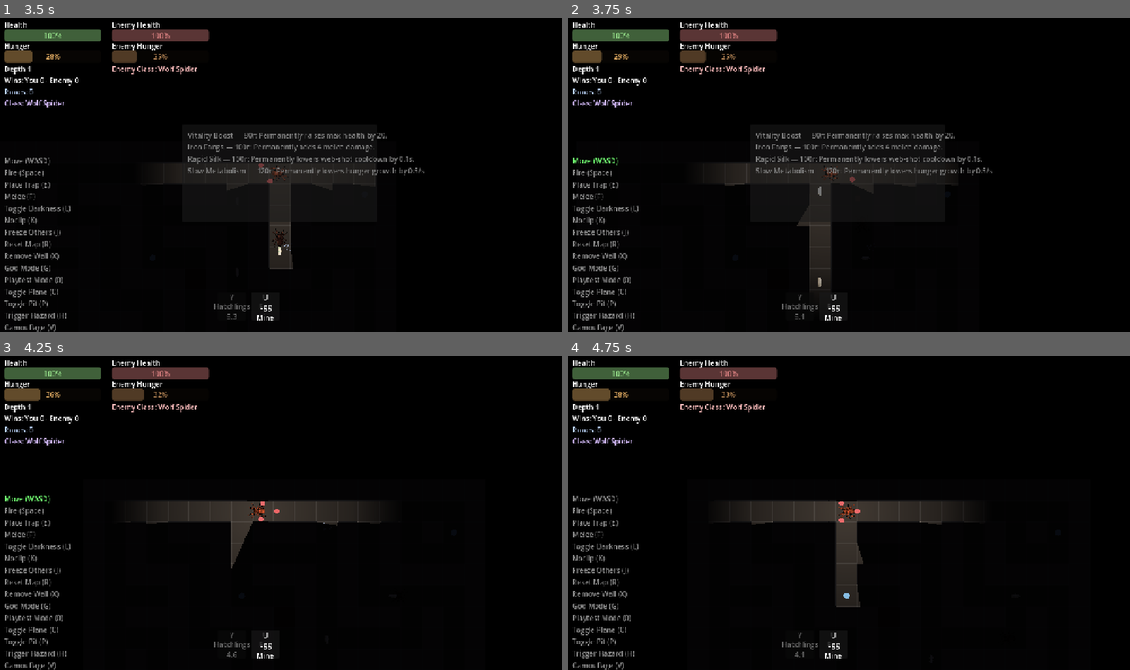
Above: before the commit, frames 1-4 (two rows, left to right).
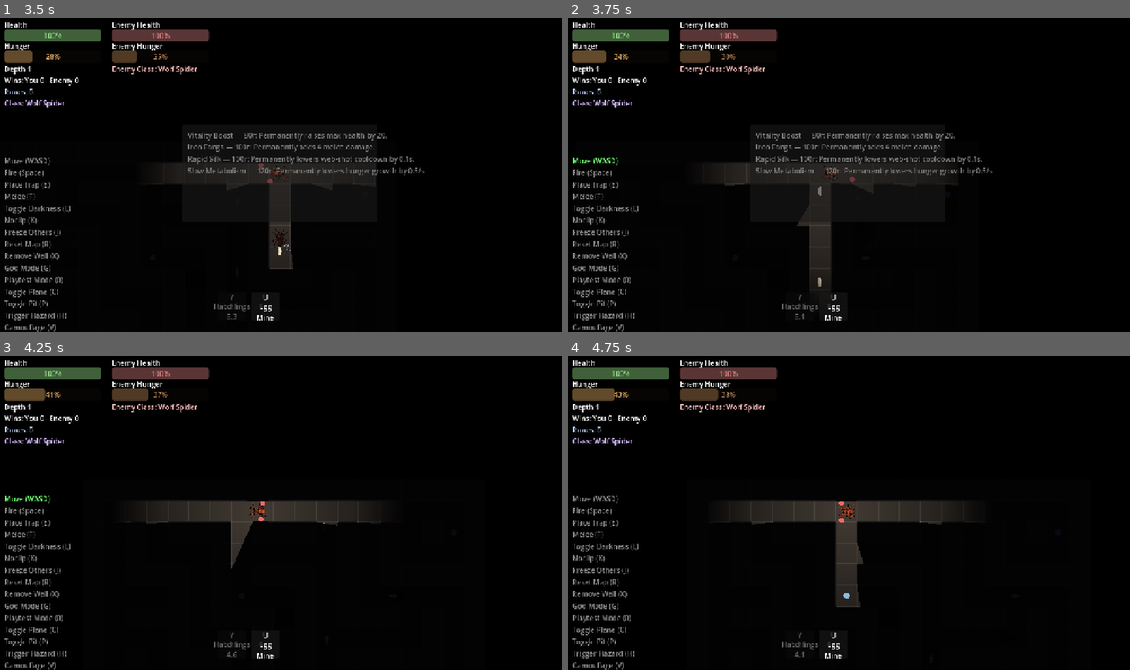
Above: after the commit, the same moments.

Repository: ehix/burrow
Game: Godot game, scene res://world/world.tscn
Same seed, same stepped clock (60 frames per second), same inputs: the game is played once before the commit and once after it.
Inputs (mouse positions are in pixels of both pictures, inside the frame that each line leads up to):
- Up to frame 1 (3.5 s): tap Enter at 0.5 s; move the mouse to (404, 156) at 0.52 s; hold D (move_right) 0.53-1.25 s; tap Z (decoy) at 0.6, 2.3 s; click (404, 156) at 0.67 s; tap 5 (toggle_shop) at 0.77 s; tap Y (hatchlings) at 0.8 s; drag from (168, 187) to (303, 171) at 1.27 s; move the mouse to (337, 102) at 2.02 s; hold D (move_right) 2.03-2.75 s; tap F (melee) at 2.1 s; drag from (252, 237) to (393, 256) at 2.77 s
- Up to frame 2 (3.75 s): move the mouse to (1017, 222) at 3.52 s; hold A (move_left) from 3.53 s (still down); tap 2 (buy_upgrade_2) at 3.6 s
- Up to frame 3 (4.25 s): keep holding A (move_left); tap 5 (toggle_shop) at 3.77 s; tap F (melee) at 3.8 s
- Up to frame 4 (4.75 s): release A (move_left) at 4.25 s; drag from (680, 462) to (809, 594) at 4.27 s

Frame 1 is identical in both runs. In frame 2, 0.1% of the frame differs, in the area x 5-29%, y 10-15%; in frame 3, 0.1%, in the area x 6-50%, y 10-51%; in frame 4, 0.1%.

Commit message:
Enemy: opportunistic melee against adjacent hatchlings
Co-Authored-By: Claude Sonnet 5 <noreply@anthropic.com>

Diff:
--- a/entities/enemy/enemy.gd
+++ b/entities/enemy/enemy.gd
@@ -242,6 +242,7 @@
 			_do_seek_food()
 		State.PATROL:
 			_do_patrol()
+	_melee_nearby_hatchling()
 
 
 func _update_state() -> void:
@@ -608,6 +609,23 @@
 	return best
 
 
+## Opportunistic strike (Hatchlings/VFX/input round): a hatchling that
+## wanders within melee range gets swatted regardless of CHASE state/
+## pathing — Enemy never targets hatchlings for pursuit (_acquire_target()
+## only ever returns the player or a decoy), so without this a hatchling
+## could never take damage in real play even though it now has a Hurtbox.
+## Reuses the same shared melee cooldown/_melee_target() as normal combat —
+## a real threat in range this same frame always wins the swing, since this
+## runs after the state-machine match block above.
+func _melee_nearby_hatchling() -> void:
+	var hatchling := _nearest_in_group("hatchlings")
+	if hatchling == null:
+		return
+	var to_hatchling: Vector2 = hatchling.global_position - global_position
+	if to_hatchling.length() <= melee_range:
+		_melee_target(hatchling, to_hatchling)
+
+
 ## Take a landed web/melee hit: get shoved one tile along `push_dir`
 ## (Vector2i.ZERO = no shove), slowed, and stunned. Mirrors the player's
 ## reaction so combat is symmetric. No flash here — that's reserved for actual
--- /dev/null
+++ b/tests/test_enemy_hatchling_melee.gd
@@ -0,0 +1,65 @@
+extends GutTest
+## Enemy's opportunistic melee against hatchlings (Hatchlings/VFX/input
+## round): a hatchling within melee_range gets swatted regardless of
+## Enemy's CHASE state/pathing — Enemy never targets hatchlings for pursuit
+## (_acquire_target() only ever returns the player or a decoy), so without
+## this a hatchling could never take damage in real play even though it now
+## has a Hurtbox (see TinySpiderling). Doesn't touch _acquire_target(),
+## _current_target, or the state machine/pathing at all.
+
+const EnemyScene := preload("res://entities/enemy/enemy.tscn")
+const SpiderlingScene := preload("res://entities/skills/scenes/tiny_spiderling.tscn")
+
+
+func _make_enemy() -> Enemy:
+	var enemy: Enemy = EnemyScene.instantiate()
+	add_child_autofree(enemy)
+	enemy.global_position = Vector2(500, 500)
+	return enemy
+
+
+func _make_hatchling(at: Vector2) -> TinySpiderling:
+	var hatchling: TinySpiderling = SpiderlingScene.instantiate()
+	add_child_autofree(hatchling)
+	hatchling.global_position = at
+	return hatchling
+
+
+func test_melees_a_hatchling_within_range() -> void:
+	var enemy := _make_enemy()
+	var hatchling := _make_hatchling(enemy.global_position + Vector2(20, 0)) # within melee_range (56)
+
+	enemy._melee_nearby_hatchling()
+
+	assert_true(hatchling.is_queued_for_deletion(), "a hatchling within melee range gets swatted dead (1 HP)")
+
+
+func test_ignores_a_hatchling_out_of_range() -> void:
+	var enemy := _make_enemy()
+	var hatchling := _make_hatchling(enemy.global_position + Vector2(500, 0)) # far beyond melee_range
+
+	enemy._melee_nearby_hatchling()
+
+	assert_false(hatchling.is_queued_for_deletion(), "a distant hatchling is never touched")
+
+
+func test_respects_the_shared_melee_cooldown() -> void:
+	var enemy := _make_enemy()
+	var hatchling := _make_hatchling(enemy.global_position + Vector2(20, 0))
+	enemy._melee_left = 1.0 # already on cooldown from another swing this frame
+
+	enemy._melee_nearby_hatchling()
+
+	assert_false(hatchling.is_queued_for_deletion(), "no swing while the shared melee cooldown is still active")
+
+
+func test_does_not_touch_the_state_machine_or_current_target() -> void:
+	var enemy := _make_enemy()
+	_make_hatchling(enemy.global_position + Vector2(20, 0))
+	var state_before := enemy.state
+	var target_before := enemy._current_target
+
+	enemy._melee_nearby_hatchling()
+
+	assert_eq(enemy.state, state_before, "opportunistic hatchling melee never changes state")
+	assert_eq(enemy._current_target, target_before, "opportunistic hatchling melee never sets _current_target")
